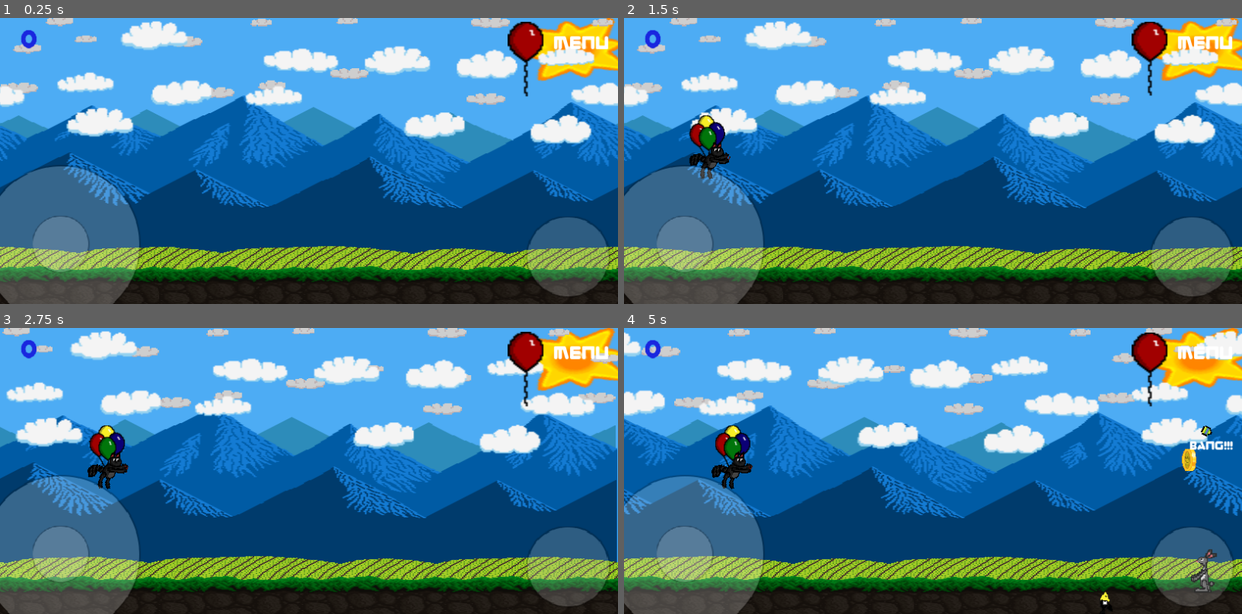
Above: before the commit, frames 1-4 (two rows, left to right).
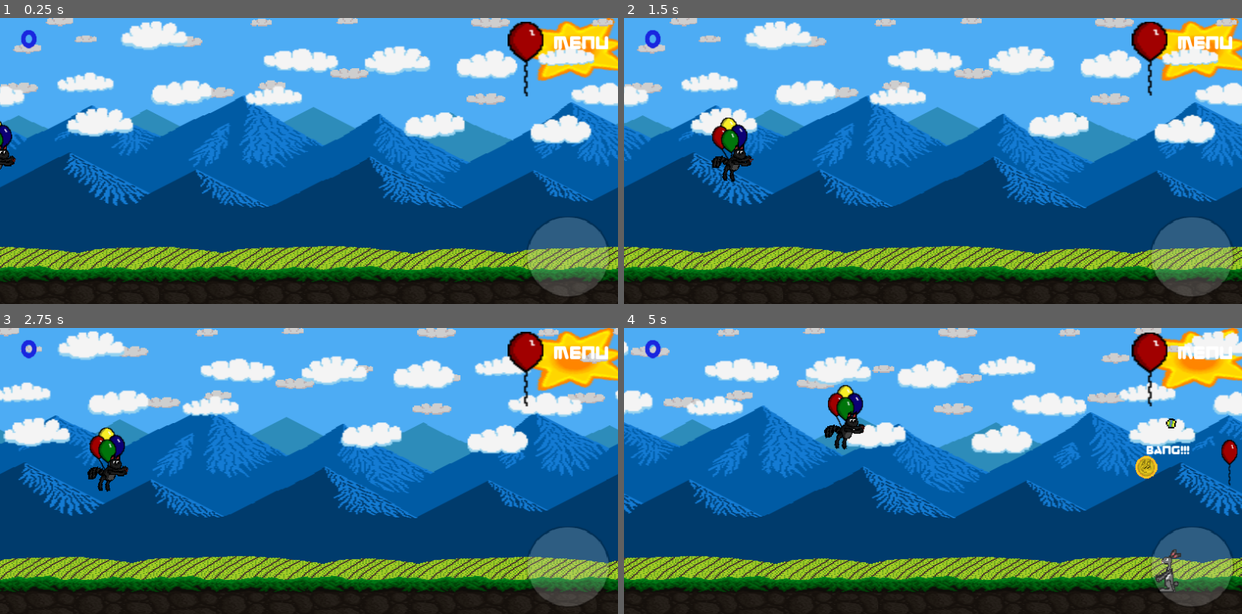
Above: after the commit, the same moments.

Repository: AldieNightStar/balloon_cat
Game: Godot game, scene res://Levels/Level01.tscn
The game is run twice, just before and just after one commit, with the same random seed, the same clock (stepped at 60 frames per second) and the same inputs. This scene is started directly instead of the project's main scene.
Inputs (mouse positions are in pixels of both pictures, inside the frame that each line leads up to):
- Up to frame 1 (0.25 s): no input
- Up to frame 2 (1.5 s): tap Enter (ui_accept) at 0.5, 0.77 s; move the mouse to (1068, 146) at 0.52 s; click (1068, 146) at 0.67 s; drag from (809, 175) to (902, 218) at 1.27 s
- Up to frame 3 (2.75 s): move the mouse to (370, 408) at 2.02 s; click (370, 408) at 2.17 s
- Up to frame 4 (5 s): drag from (902, 528) to (747, 428) at 2.77 s; move the mouse to (1118, 513) at 3.52 s; click (1118, 513) at 3.67 s; tap Enter (ui_accept) at 3.77 s; drag from (747, 428) to (840, 399) at 4.27 s

The runs differ from the first frame. In frame 1, 9.8% of the frame differs, in the area x 0-23%, y 35-100%; in frame 2, 11%; in frame 3, 28%; in frame 4, 30%, in the area x 0-100%, y 0-100%.

Commit message:
No more joystick

Diff:
--- a/Levels/MainMenu.tscn
+++ b/Levels/MainMenu.tscn
@@ -9,7 +9,6 @@
 [ext_resource path="res://Objects/MusicPlayer.tscn" type="PackedScene" id=7]
 [ext_resource path="res://Objects/UI/Adjuster.tscn" type="PackedScene" id=8]
 [ext_resource path="res://assets/Music/Main_menu.ogg" type="AudioStream" id=9]
-[ext_resource path="res://Objects/UI/Switcher.tscn" type="PackedScene" id=10]
 
 [sub_resource type="GDScript" id=1]
 script/source = "extends Node2D
@@ -60,11 +59,6 @@
 
 	G.gameData.emit_signal(\"music_volume_changed\", G.gameData.get_music_volume())
 	G.gameData.emit_signal(\"sound_volume_changed\", G.gameData.get_sound_volume())
-
-	# Big joystick control
-	$Pos_Options/S_BigJoystick.checked = G.gameData.get_joystick_is_big()
-	$Pos_Options/S_BigJoystick._update_c()
-	$Pos_Options/S_BigJoystick.connect(\"changed\", self, \"_j_big\")
 
 func move_to(node):
 	if !t.is_active():
@@ -95,9 +89,6 @@
 	var nn = float(n) / 10
 	G.play(\"blow.ogg\")
 	G.gameData.set_sound_volume(nn)
-
-func _j_big(b):
-	G.gameData.set_joystick_is_big(b)
 "
 
 [sub_resource type="GDScript" id=2]
@@ -282,10 +273,6 @@
 scale = Vector2( 2, 2 )
 label_text = "Music"
 
-[node name="S_BigJoystick" parent="Pos_Options" instance=ExtResource( 10 )]
-position = Vector2( 353.941, 136.614 )
-label = "Big Joystick"
-
 [node name="canvas" type="CanvasLayer" parent="."]
 
 [node name="Back" parent="canvas" instance=ExtResource( 1 )]
--- a/Objects/Cat.tscn
+++ b/Objects/Cat.tscn
@@ -26,14 +26,6 @@
 var dead = false
 var is_player = true
 var playable = false
-
-var velocity = Vector2.ZERO
-var velocity_speed = .3
-
-# Joystick variables
-var j_used = false
-var j_move_x = 0
-var j_move_y = 0
 
 # Cheats
 var godmode = false
@@ -57,15 +49,12 @@
 	catAnimation = $g/ani
 	catAnimation.play(\"Idle\")
 	catAnimation.connect(\"animation_finished\", self, \"cat_ani_finish\")
-	G.connect(\"_on_joystick_change\", self, \"_on_joystick_change\")
+	G.connect(\"screen_cat_update\", self, \"_screen_cat\")
 
 func _physics_process(delta):
 	if _setup and !dead:
 		if playable:
 			kb_process(delta)
-			if j_used:
-				move(j_move_x, j_move_y)
-			process_moving()
 		else:
 			# Go from left screen side
 			var c = move_and_collide(Vector2(2, 0))
@@ -100,14 +89,13 @@
 	if yMove > 0 and cancel_key:
 		change_sling(load(\"res://Objects/Slingshot/Iron_Sling.tscn\").instance())
 		print(\"IRON SLING\")
-	move(xMove, yMove)
+	# Moving process
+	move(xMove * speed, yMove * speed)
 
 func move(xMove, yMove):
-	velocity += Vector2(xMove, yMove)
-	if (velocity.x > speed): velocity.x = speed
-	if (velocity.y > speed): velocity.y = speed
-	if (velocity.x <-speed): velocity.x =-speed
-	if (velocity.y <-speed): velocity.y =-speed
+	var c = move_and_collide(Vector2(xMove, yMove))
+	if (c and c.collider and c.collider.has_method(\"touch\")):
+		c.collider.touch(self)
 	protect_positions()
 
 func protect_positions():
@@ -132,20 +120,6 @@
 	_set_balloons(hp)
 	G.play(\"blow.ogg\")
 
-func process_moving():
-	if (velocity.x > 0): velocity.x -= velocity_speed
-	if (velocity.y > 0): velocity.y -= velocity_speed
-	if (velocity.x < 0): velocity.x += velocity_speed
-	if (velocity.y < 0): velocity.y += velocity_speed
-	if (velocity.x < 0 and velocity.x > -velocity_speed): velocity.x = 0
-	if (velocity.x > 0 and velocity.x <  velocity_speed): velocity.x = 0
-	if (velocity.y < 0 and velocity.y > -velocity_speed): velocity.y = 0
-	if (velocity.y > 0 and velocity.y <  velocity_speed): velocity.y = 0
-	var c = move_and_collide(velocity)
-	if (c and c.collider and c.collider.has_method(\"touch\")):
-		c.collider.touch(self)
-	pass
-
 func dead():
 	dead = true
 	catAnimation.play(\"Dead\")
@@ -215,12 +189,12 @@
 func level_holder():
 	return get_parent()
 
-func _on_joystick_change(v):
-	if !j_used:
-		j_used = true
-	if playable and !dead:
-		j_move_x = v.x * 1.15
-		j_move_y = v.y * 1.15
+func _screen_cat(pos):
+	if dead or !playable:
+		return
+	if position.distance_to(pos) < 100:
+		var relPos = -(position - pos)
+		move(relPos.x, relPos.y)
 "
 
 [sub_resource type="RectangleShape2D" id=2]
--- a/Objects/Global.gd
+++ b/Objects/Global.gd
@@ -8,7 +8,7 @@
 var game_just_started = true
 
 signal sound_play(name)
-signal _on_joystick_change(vector2)
+signal screen_cat_update(posVector2)
 
 const SAVE_FILE_NAME = "game"
 
--- a/Objects/Joystick/Joystick.tscn
+++ /dev/null
@@ -1,96 +0,0 @@
-[gd_scene load_steps=5 format=2]
-
-[ext_resource path="res://assets/Joystick/circle_small.png" type="Texture" id=1]
-[ext_resource path="res://assets/Joystick/circle_big.png" type="Texture" id=2]
-
-[sub_resource type="GDScript" id=1]
-script/source = "extends Node2D
-
-var stick_speed = 0
-var stick_angle = 0
-var stick_vector = Vector2()
-
-signal on_change(vector2)
-
-export var automate_ui_buttons = false
-
-func update_parent_pos():
-	$big.update_parent_pos()
-"
-
-[sub_resource type="GDScript" id=2]
-script/source = "extends Sprite
-
-const RADIUS = 120
-const SMALL_RADIUS = 45
-const AUTO_RADIUS = .25
-
-var stick_pos
-var evt_index = -1
-var automate_ui_buttons
-
-func _ready():
-	update_parent_pos()
-	automate_ui_buttons = get_parent().automate_ui_buttons
-	if automate_ui_buttons:
-		get_parent().connect(\"on_change\", self, \"__process_input\")
-
-func update_parent_pos():
-	stick_pos = get_parent().global_position
-
-func _input(event):
-	if event is InputEventScreenTouch:
-		if event.is_pressed():
-			if stick_pos.distance_to(event.position) < RADIUS:
-				evt_index = event.index
-				var dist = stick_pos.distance_to(event.position)
-				var vec = (event.position - stick_pos).normalized()
-				var pos = vec * dist
-				if dist > 45:
-					get_parent().emit_signal(\"on_change\", vec)
-		elif evt_index != -1:
-			if evt_index == event.index:
-				var parent = get_parent()
-				evt_index = -1
-				parent.stick_speed = 0
-				parent.stick_vector = Vector2.ZERO
-				parent.stick_angle = 0
-				$small.position = Vector2.ZERO
-				get_parent().emit_signal(\"on_change\", Vector2.ZERO)
-	if evt_index != -1 and event is InputEventScreenDrag:
-		var dist = stick_pos.distance_to(event.position)
-		var vect = (event.position - stick_pos).normalized()
-		if dist+SMALL_RADIUS > RADIUS:
-			dist = RADIUS-SMALL_RADIUS
-		var parent = get_parent()
-		parent.stick_speed = dist
-		parent.stick_vector = vect
-		parent.stick_angle = event.position.angle_to_point(stick_pos)
-		$small.position = vect * dist
-		get_parent().emit_signal(\"on_change\", vect)
-
-func __process_input(v):
-	# Horizontal
-	if v.x > AUTO_RADIUS: Input.action_press(\"ui_right\")
-	else: Input.action_release(\"ui_right\")
-	if v.x < -AUTO_RADIUS: Input.action_press(\"ui_left\")
-	else: Input.action_release(\"ui_left\")
-	# Vertical
-	if v.y > AUTO_RADIUS: Input.action_press(\"ui_down\")
-	else: Input.action_release(\"ui_down\")
-	if v.y < -AUTO_RADIUS: Input.action_press(\"ui_up\")
-	else: Input.action_release(\"ui_up\")
-"
-
-[node name="Joystick" type="Node2D"]
-script = SubResource( 1 )
-
-[node name="big" type="Sprite" parent="."]
-modulate = Color( 1, 1, 1, 0.215686 )
-scale = Vector2( 0.7, 0.7 )
-texture = ExtResource( 2 )
-script = SubResource( 2 )
-
-[node name="small" type="Sprite" parent="big"]
-scale = Vector2( 0.721549, 0.721549 )
-texture = ExtResource( 1 )
--- /dev/null
+++ b/Objects/Joystick/ScreenCat.tscn
@@ -0,0 +1,33 @@
+[gd_scene load_steps=2 format=2]
+
+[sub_resource type="GDScript" id=1]
+script/source = "extends Node2D
+
+var holder
+var pressed = false
+
+export var cat_zero_position = Vector2(-400, -150)
+
+func _ready():
+	holder = get_parent().get_parent()
+
+func _process(delta):
+	if holder == null:
+		pass
+	if !pressed:
+		return
+	var pos = get_global_mouse_position()
+	if pos.x < 0:
+		pos.x = 0
+	if pos.y < 0:
+		pos.y = 0
+	G.emit_signal(\"screen_cat_update\", pos + cat_zero_position)
+
+
+func _input(event):
+	if event is InputEventMouseButton or event is TouchScreenButton:
+		pressed = event.is_pressed()
+"
+
+[node name="ScreenCat" type="Node2D"]
+script = SubResource( 1 )
--- a/Objects/LevelHolder.tscn
+++ b/Objects/LevelHolder.tscn
@@ -3,7 +3,7 @@
 [ext_resource path="res://Objects/Cat.tscn" type="PackedScene" id=1]
 [ext_resource path="res://assets/Fonts/zorque.ttf" type="DynamicFontData" id=2]
 [ext_resource path="res://Objects/Button/LabelButton.tscn" type="PackedScene" id=3]
-[ext_resource path="res://Objects/Joystick/Joystick.tscn" type="PackedScene" id=4]
+[ext_resource path="res://Objects/Joystick/ScreenCat.tscn" type="PackedScene" id=4]
 [ext_resource path="res://Objects/Button/Button-Fire.tscn" type="PackedScene" id=5]
 
 [sub_resource type="GDScript" id=1]
@@ -28,7 +28,7 @@
 	$clayer/MenuButton.connect(\"pressed\", self, \"spawn_menu\", [true])
 
 	# Setup joystick movement
-	$clayer/Joystick.connect(\"on_change\", self, \"_global_joystick_change\")
+	# $clayer/Joystick.connect(\"on_change\", self, \"_global_joystick_change\")
 
 	# Make joystick big if settings say that
 	if G.gameData.get_joystick_is_big():
@@ -195,7 +195,7 @@
 "
 
 [node name="LevelHolder" type="Node2D"]
-position = Vector2( 401.582, 198.015 )
+position = Vector2( 391.905, 173.343 )
 script = SubResource( 1 )
 
 [node name="clayer" type="CanvasLayer" parent="."]
@@ -223,13 +223,12 @@
 [node name="Anim" type="AnimationPlayer" parent="clayer"]
 anims/Score_Update = SubResource( 4 )
 
-[node name="Joystick" parent="clayer" instance=ExtResource( 4 )]
-position = Vector2( 80.3893, 297.938 )
-scale = Vector2( 1.5, 1.5 )
-
 [node name="Button-Fire" parent="clayer" instance=ExtResource( 5 )]
 position = Vector2( 746.71, 314.578 )
 scale = Vector2( 1.10957, 1.08071 )
+
+[node name="ScreenCat" parent="clayer" instance=ExtResource( 4 )]
+position = Vector2( 401.582, 198.015 )
 
 [node name="camera" type="Camera2D" parent="."]
 visible = false
@@ -237,7 +236,7 @@
 scale = Vector2( 4.3337, 3.38059 )
 
 [node name="cat" parent="." instance=ExtResource( 1 )]
-position = Vector2( -472.023, -3.17723 )
+position = Vector2( -440.994, 0 )
 scale = Vector2( 0.982981, 0.98601 )
 
 [node name="Min_W" type="Node2D" parent="."]
--- a/Objects/Logic/GameData.gd
+++ b/Objects/Logic/GameData.gd
@@ -57,10 +57,10 @@
 	emit_signal("sound_volume_changed", n)
 
 func get_music_volume():
-	return get_value("mvolume", 1)
+	return get_value("mvolume", .9)
 
 func get_sound_volume():
-	return get_value("svolume", 1)
+	return get_value("svolume", .9)
 
 # ======================================
 # Joystick settings
Not shown: 1 places in Levels/MainMenu.tscn that only renumber resources
Not shown, changed: export_presets.cfg
